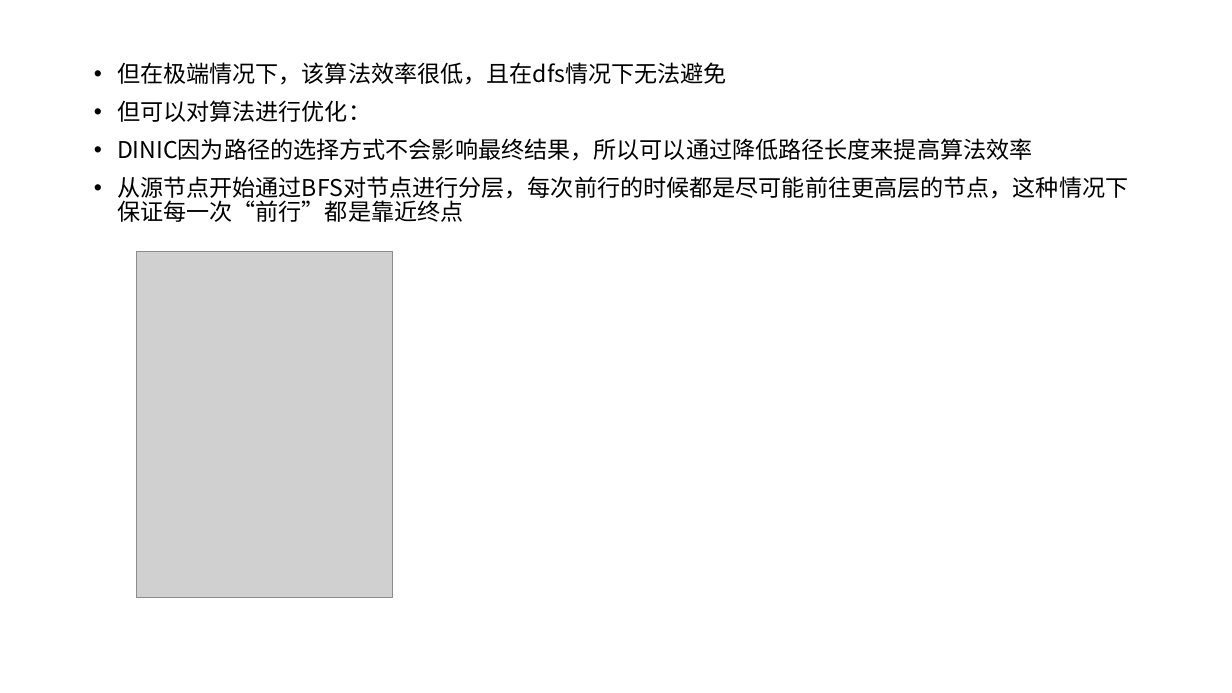
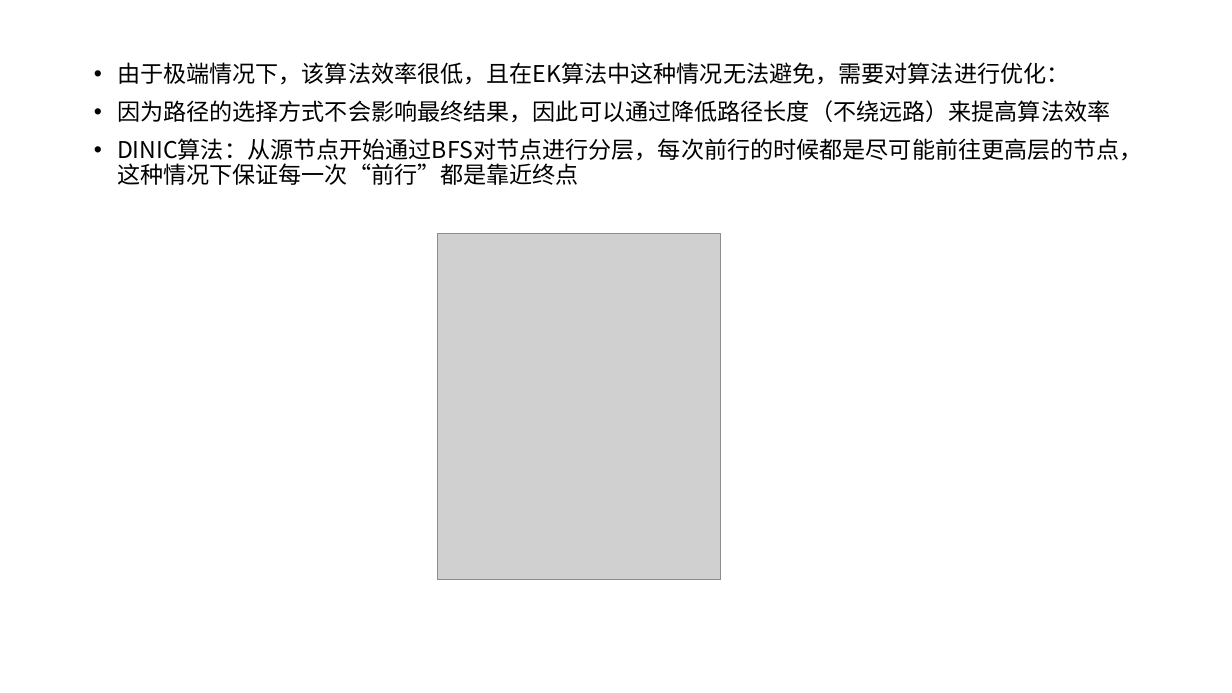
Before and after one commit to VirtualPuffer/Algorithm_Experiment, a slide deck: slide 8 of report/实验6/算法实验06.pptx (slide 6 before the commit). Drawn at 1232x693 pixels with LibreOffice and Linux fonts; fonts in the diff are those of the drawing; grey boxes stand for pictures. Boxes give left, top, right and bottom in pixels: in the first picture for what was removed or moved away, otherwise in the second. Text is boxed around its words. In the diff, an @@ line names an element or a change of style, - is before the commit and + after.

```diff
--- a/report/实验6/算法实验06.pptx
+++ b/report/实验6/算法实验06.pptx
@@ text at (117, 62, 1143, 185): text changed @@
-• 但在极端情况下，该算法效率很低，且在dfs情况下无法避免
-• 但可以对算法进行优化：
-• DINIC因为路径的选择方式不会影响最终结果，所以可以通过降低路径长度来提高算法效率
-• 从源节点开始通过BFS对节点进行分层，每次前行的时候都是尽可能前往更高层的节点，这种情况下保证每一次“前行”都是靠近终点
+• 由于极端情况下，该算法效率很低，且在EK算法中这种情况无法避免，需要对算法进行优化：
+• 因为路径的选择方式不会影响最终结果，因此可以通过降低路径长度（不绕远路）来提高算法效率
+• DINIC算法：从源节点开始通过BFS对节点进行分层，每次前行的时候都是尽可能前往更高层的节点，这种情况下保证每一次“前行”都是靠近终点
@@ picture: place and size @@
-picture at (136, 251, 393, 598)
+picture at (437, 233, 721, 579)
```
Also in this commit, not shown: 1 other slide changed, 2 slides added, 1 other file.
